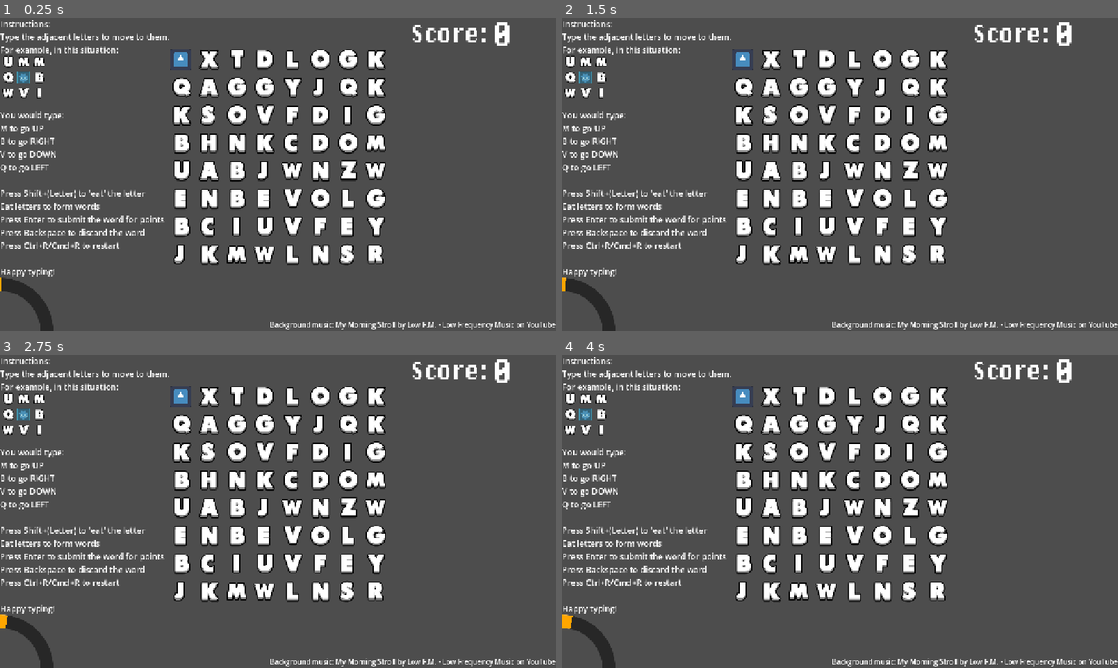
Above: before the commit, frames 1-4 (two rows, left to right).
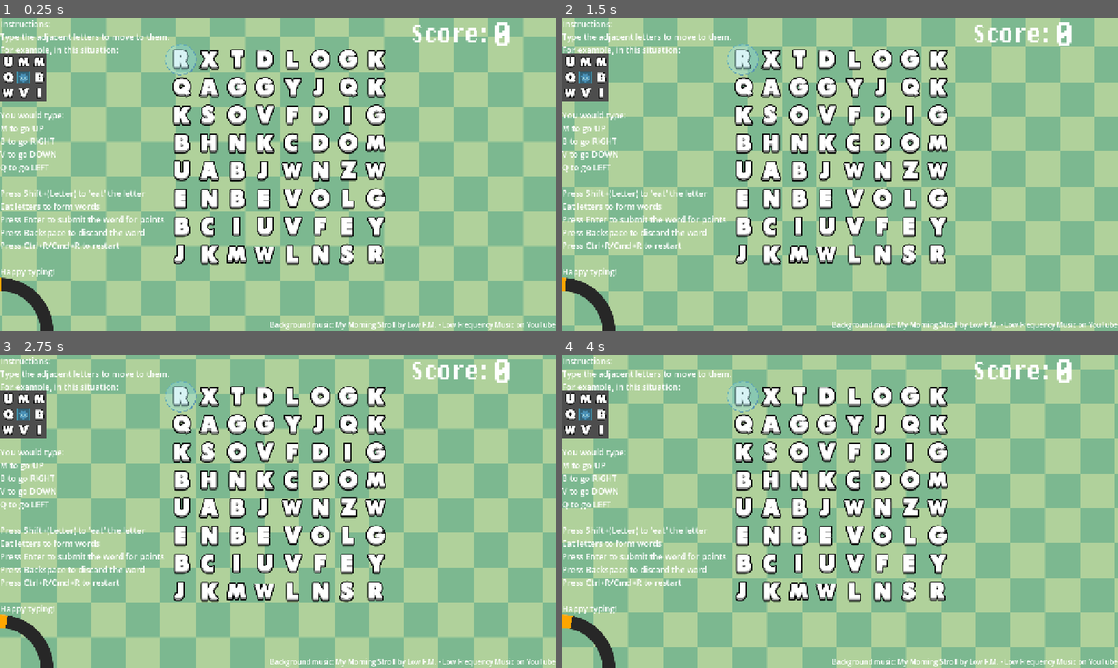
Above: after the commit, the same moments.

Repository: Agnes-Au/typing
Game: Godot game, scene res://scenes/Main.tscn
The game is run twice, just before and just after one commit, with the same random seed, the same clock (stepped at 60 frames per second) and the same inputs. Before the commit the project starts from res://scenes/Grid.tscn. The engine's default icon, where the game draws it, is replaced by a stand-in: a white triangle on a blue panel in a dark square.
Inputs:
- Up to frame 1 (0.25 s): no input
- Up to frame 2 (1.5 s): tap Enter (submit) at 0.5, 1.35 s; hold Backspace (discard) 0.53-1.28 s; tap Space at 1.25 s
- Up to frame 3 (2.75 s): tap Enter (submit) at 2 s; hold Backspace (discard) from 2.03 s (still down)
- Up to frame 4 (4 s): tap Space at 2.75 s; release Backspace (discard) at 2.78 s; tap Enter (submit) at 2.85, 3.5 s; hold Backspace (discard) from 3.53 s (still down)

The runs differ from the first frame. In frame 1, 87% of the frame differs, in the area x 0-100%, y 0-100%; in frame 2, 87%; in frame 3, 87%; in frame 4, 87%.

Commit message:
feat: background
lots of crazy experiments. but maybe i'll relax on the visuals for now

Diff:
--- a/Test.tscn
+++ b/Test.tscn
@@ -1,10 +1,43 @@
-[gd_scene load_steps=2 format=3 uid="uid://dl88i8juyfld7"]
+[gd_scene load_steps=5 format=3 uid="uid://dl88i8juyfld7"]
 
-[ext_resource type="Texture2D" uid="uid://u02ytpfmar13" path="res://icon.svg" id="1_mtyf4"]
+[ext_resource type="Shader" uid="uid://cxafi2ra3ollc" path="res://assets/scrolling_bg.gdshader" id="1_ivycn"]
+[ext_resource type="Texture2D" uid="uid://c6afq1ko2u67n" path="res://assets/pattern_16.png" id="2_2au82"]
+[ext_resource type="Texture2D" uid="uid://dke8ljm2iv60f" path="res://assets/letter_textures/texture_5.png" id="2_ivycn"]
 
-[node name="Node2D" type="Node2D"]
+[sub_resource type="ShaderMaterial" id="ShaderMaterial_myinc"]
+shader = ExtResource("1_ivycn")
+shader_parameter/scroll_speed = 0.02000000095
+shader_parameter/angle_degrees = 45.0
+shader_parameter/repeat_x = 4.0
+shader_parameter/repeat_y = 4.0
+shader_parameter/spacing = 0.0
+shader_parameter/tint = Color(0.48482847, 0.72032917, 0.5664006, 1)
+shader_parameter/texture_to_scroll = ExtResource("2_2au82")
 
-[node name="Sprite2D" type="Sprite2D" parent="."]
-texture = ExtResource("1_mtyf4")
+[node name="Control" type="Control"]
+layout_mode = 3
+anchors_preset = 15
+anchor_right = 1.0
+anchor_bottom = 1.0
+grow_horizontal = 2
+grow_vertical = 2
 
-[node name="Node2D" type="Node2D" parent="."]
+[node name="ColorRect" type="ColorRect" parent="."]
+layout_mode = 1
+anchors_preset = 15
+anchor_right = 1.0
+anchor_bottom = 1.0
+grow_horizontal = 2
+grow_vertical = 2
+color = Color(0.69036734, 0.8205423, 0.6088781, 1)
+
+[node name="TextureRect" type="TextureRect" parent="."]
+material = SubResource("ShaderMaterial_myinc")
+layout_mode = 1
+anchors_preset = 15
+anchor_right = 1.0
+anchor_bottom = 1.0
+grow_horizontal = 2
+grow_vertical = 2
+texture = ExtResource("2_ivycn")
+stretch_mode = 6
--- /dev/null
+++ b/assets/scrolling_bg.gdshader
@@ -0,0 +1,26 @@
+shader_type canvas_item;
+
+uniform float scroll_speed: hint_range(0, 2) = 0.05;
+uniform float angle_degrees: hint_range(0, 360, 1) = 45.0;
+uniform float repeat_x: hint_range(1, 20, 1) = 1;
+uniform float repeat_y: hint_range(1, 20, 1) = 1;
+uniform float spacing: hint_range(0, 1) = 0.1; // New uniform for spacing
+uniform vec4 tint: source_color = vec4(1.0);
+uniform sampler2D texture_to_scroll;
+
+void fragment() {
+    float angle_rad = radians(angle_degrees);
+    vec2 direction = vec2(cos(angle_rad), sin(angle_rad));
+    vec2 offset_uv = UV - (TIME * scroll_speed * direction);
+
+    // Calculate scaled UVs with spacing
+    vec2 scaled_uv = vec2(fract(offset_uv.x * repeat_x), fract(offset_uv.y * repeat_y));
+
+    // Adjust UVs to create spacing without cropping
+    scaled_uv = scaled_uv * (1.0 + spacing) - (spacing * 0.5); // Scale and center the UVs
+
+    vec2 texel_size = vec2(1.0) / vec2(textureSize(texture_to_scroll, 0));
+    vec2 snapped_uv = round(scaled_uv / texel_size) * texel_size;
+
+    COLOR = texture(texture_to_scroll, snapped_uv) * tint;
+}
--- /dev/null
+++ b/assets/test.gdshader
@@ -0,0 +1,77 @@
+shader_type spatial;
+render_mode blend_mix, depth_draw_opaque, cull_back;
+
+// Texturas
+uniform sampler2D albedo_texture : source_color;
+uniform sampler2D roughness_texture : source_color;
+
+// Luz
+uniform vec3 light_direction = vec3(0.5, 0.0, 0.0);
+
+// Roughness
+uniform float roughness : hint_range(0.0, 1.0) = 1.0;
+uniform int roughness_channel : hint_range(0, 3) = 0;
+
+// Colores
+uniform vec3 base_color : source_color = vec3(1.0);
+uniform vec3 highlight_color : source_color = vec3(1.0);
+uniform vec3 shadow_color : source_color = vec3(0.0);
+
+// Parámetros de patrón
+uniform float dot_pattern_scale : hint_range(1.0, 100.0) = 25.0; // Tamaño de los puntos
+uniform float dot_density : hint_range(1.0, 100.0) = 10.0;       // Cuántos puntos hay
+uniform float angle : hint_range(0.0, 6.2831) = 0.0;
+uniform float shape_smooth : hint_range(0.0, 1.0) = 0.05;
+
+// Rango de luz/sombra
+uniform float highlight_range : hint_range(0.0, 1.0) = 0.7;
+uniform float shadow_range : hint_range(0.0, 1.0) = 0.3;
+
+void fragment() {
+    vec4 tex_color = texture(albedo_texture, UV);
+    vec3 normal = normalize(NORMAL);
+    vec3 light_dir = normalize(light_direction);
+    float NdotL = clamp(dot(normal, -light_dir), 0.0, 1.0);
+
+    // Rotar UV
+    mat2 rotation = mat2(
+        vec2(cos(angle), -sin(angle)),
+        vec2(sin(angle),  cos(angle))
+    );
+    vec2 rotated_uv = rotation * UV;
+
+    float pattern_value = 0.0;
+    vec3 result_color = base_color;
+
+    // Densidad final
+    float final_pattern_scale = dot_pattern_scale * dot_density;
+
+    if (NdotL >= highlight_range) {
+        vec2 grid_uv = rotated_uv * final_pattern_scale;
+        vec2 cell = fract(grid_uv) - 0.5;
+        float dist = length(cell);
+        float radius = (1.0 - NdotL) * 0.5;
+        pattern_value = smoothstep(radius, radius - shape_smooth, dist);
+        result_color = mix(highlight_color, base_color, pattern_value);
+    } else if (NdotL <= shadow_range) {
+        vec2 grid_uv = rotated_uv * final_pattern_scale;
+        vec2 cell = fract(grid_uv) - 0.5;
+        float dist = length(cell);
+        float radius = NdotL * 0.5;
+        pattern_value = smoothstep(radius, radius - shape_smooth, dist);
+        result_color = mix(base_color, shadow_color, pattern_value);
+    }
+
+    ALBEDO = tex_color.rgb * result_color;
+    ALPHA = tex_color.a;
+
+    // Roughness con canal
+    vec4 rough_tex = texture(roughness_texture, UV);
+    float raw_roughness = roughness;
+    if (roughness_channel == 0) raw_roughness = rough_tex.r * roughness;
+    else if (roughness_channel == 1) raw_roughness = rough_tex.g * roughness;
+    else if (roughness_channel == 2) raw_roughness = rough_tex.b * roughness;
+    else if (roughness_channel == 3) raw_roughness = rough_tex.a * roughness;
+
+    ROUGHNESS = clamp(raw_roughness, 0.2, 0.8);
+}
--- a/project.godot
+++ b/project.godot
@@ -11,7 +11,7 @@
 [application]
 
 config/name="typing"
-run/main_scene="uid://cvueikjvo88xq"
+run/main_scene="uid://62f2tv67cgid"
 config/features=PackedStringArray("4.5", "GL Compatibility")
 config/icon="res://icon.svg"
 
@@ -20,7 +20,6 @@
 window/size/viewport_width=1280
 window/size/viewport_height=720
 window/stretch/mode="canvas_items"
-window/stretch/aspect="expand"
 
 [editor_plugins]
 
--- a/scenes/Letter.tscn
+++ b/scenes/Letter.tscn
@@ -1,6 +1,23 @@
-[gd_scene load_steps=29 format=3 uid="uid://cak8q0jlxpjt3"]
-
+[gd_scene load_steps=31 format=3 uid="uid://cak8q0jlxpjt3"]
+
+[ext_resource type="Shader" uid="uid://bdb48igr3c16x" path="res://assets/test.gdshader" id="1_2t2cd"]
 [ext_resource type="Texture2D" uid="uid://ba3bjsw0mfmgb" path="res://assets/branca.png" id="1_gecjn"]
+
+[sub_resource type="ShaderMaterial" id="ShaderMaterial_65x1g"]
+render_priority = 0
+shader = ExtResource("1_2t2cd")
+shader_parameter/light_direction = Vector3(0.5, 0, 0)
+shader_parameter/roughness = 1.0
+shader_parameter/roughness_channel = 0
+shader_parameter/base_color = Color(1, 1, 1, 1)
+shader_parameter/highlight_color = Color(1, 1, 1, 1)
+shader_parameter/shadow_color = Color(0, 0, 0, 1)
+shader_parameter/dot_pattern_scale = 43.6350020251625
+shader_parameter/dot_density = 16.78000074955
+shader_parameter/angle = 1.70000008075
+shader_parameter/shape_smooth = 0.810000038475
+shader_parameter/highlight_range = 1.0
+shader_parameter/shadow_range = 0.30000001425
 
 [sub_resource type="AtlasTexture" id="AtlasTexture_2t2cd"]
 atlas = ExtResource("1_gecjn")
@@ -326,6 +343,7 @@
 }]
 
 [node name="Letter" type="AnimatedSprite2D"]
+material = SubResource("ShaderMaterial_65x1g")
 scale = Vector2(0.8, 0.8)
 sprite_frames = SubResource("SpriteFrames_lkjg3")
-animation = &"Empty"
+animation = &"H"
--- /dev/null
+++ b/scenes/Main.tscn
@@ -0,0 +1,19 @@
+[gd_scene load_steps=3 format=3 uid="uid://62f2tv67cgid"]
+
+[ext_resource type="PackedScene" uid="uid://dl88i8juyfld7" path="res://Test.tscn" id="1_rvslj"]
+[ext_resource type="PackedScene" uid="uid://cvueikjvo88xq" path="res://scenes/Grid.tscn" id="2_0bbpv"]
+
+[node name="Control" type="Control"]
+layout_mode = 3
+anchors_preset = 15
+anchor_right = 1.0
+anchor_bottom = 1.0
+grow_horizontal = 2
+grow_vertical = 2
+
+[node name="Control" parent="." instance=ExtResource("1_rvslj")]
+layout_mode = 1
+
+[node name="CanvasLayer" type="CanvasLayer" parent="."]
+
+[node name="Grid" parent="CanvasLayer" instance=ExtResource("2_0bbpv")]
--- a/scenes/Player.tscn
+++ b/scenes/Player.tscn
@@ -1,7 +1,7 @@
 [gd_scene load_steps=4 format=3 uid="uid://oxb3yeopcyho"]
 
-[ext_resource type="Texture2D" uid="uid://u02ytpfmar13" path="res://icon.svg" id="1_3vyb7"]
 [ext_resource type="Script" uid="uid://cqolprnw7j01x" path="res://scripts/player.gd" id="1_v6fml"]
+[ext_resource type="Texture2D" uid="uid://b2ppqtrkmummp" path="res://assets/player.png" id="2_v6fml"]
 
 [sub_resource type="RectangleShape2D" id="RectangleShape2D_g2els"]
 size = Vector2(50, 50)
@@ -10,8 +10,8 @@
 script = ExtResource("1_v6fml")
 
 [node name="Sprite2D" type="Sprite2D" parent="."]
-scale = Vector2(0.390625, 0.39062497)
-texture = ExtResource("1_3vyb7")
+scale = Vector2(0.161, 0.161)
+texture = ExtResource("2_v6fml")
 
 [node name="CollisionShape2D" type="CollisionShape2D" parent="."]
 shape = SubResource("RectangleShape2D_g2els")
--- a/scripts/grid.gd
+++ b/scripts/grid.gd
@@ -131,6 +131,7 @@
 func _on_letter_eaten(letter, dir):
 	var new_empty_cell_coord = get_player_coords() + dir
 	letters[new_empty_cell_coord.x][new_empty_cell_coord.y] = "Empty"
+	# something's wrong with the line of code below that makes letters not eaten after new row is added
 	$LetterContainer.get_child(8*new_empty_cell_coord.x + new_empty_cell_coord.y).play("Empty")
 	eaten_letters.append(letter)
 	word_label.text = "".join(eaten_letters)
@@ -164,11 +165,11 @@
 	add_score(word_submitted.length() * 10)
 	reset_eaten_letters()
 
-	#var arr = []
-	#for i in letters[0].size():
-		#arr.append(random_letter())
-	#letters.append(arr)
-	#position_grid()
+	var arr = []
+	for i in letters[0].size():
+		arr.append(random_letter())
+	letters.append(arr)
+	position_grid()
 
 func _on_restart():
 	get_tree().reload_current_scene()
--- /dev/null
+++ b/scripts/texture_var.gd
@@ -0,0 +1,12 @@
+extends TextureRect
+
+@export var TEXTURE_ARR: Array[Texture]
+
+func _ready() -> void:
+	vary_texture()
+
+func vary_texture() -> void:
+	if TEXTURE_ARR.size() > 1:
+		var texture_id: int = randi() % TEXTURE_ARR.size()
+		var chosen_texture: Texture = TEXTURE_ARR[texture_id]
+		texture = chosen_texture
Binary file added: assets/letter_textures/texture_1.png
Not shown, added: assets/letter_textures/texture_1.png.import
Binary file added: assets/letter_textures/texture_10.png
Not shown, added: assets/letter_textures/texture_10.png.import
Binary file added: assets/letter_textures/texture_11.png
Not shown, added: assets/letter_textures/texture_11.png.import
Binary file added: assets/letter_textures/texture_12.png
Not shown, added: assets/letter_textures/texture_12.png.import
Binary file added: assets/letter_textures/texture_13.png
Not shown, added: assets/letter_textures/texture_13.png.import
Binary file added: assets/letter_textures/texture_14.png
Not shown, added: assets/letter_textures/texture_14.png.import
(and 50 more such lines)
